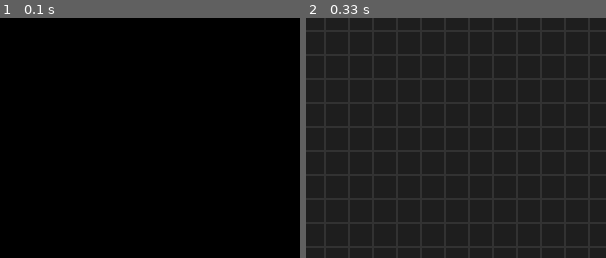
Above: before the commit, frames 1-2 (left to right).
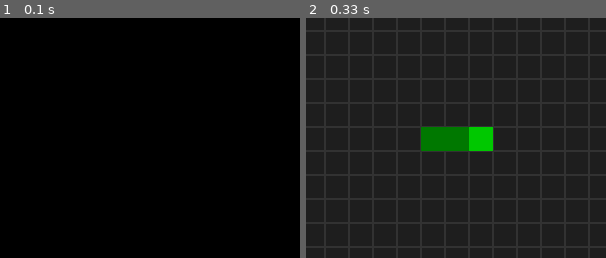
Above: after the commit, the same moments.

Repository: theKHutDeveloper/pygame_arcade_games
Game: pygame game, started from snake/main.py
Same seed, same stepped clock (60 frames per second), same inputs: the game is played once before the commit and once after it.
Inputs:
- Up to frame 1 (0.1 s): no input
- Up to frame 2 (0.33 s): no input
The pictures show only the part of the screen within x 13-63%, y 27-77%; the shares and areas given below are measured in that part.

Frame 1 is identical in both runs. In frame 2, 2.4% of the frame differs, in the area x 38-63%, y 45-56%.

Commit message:
feat(snake): spawn snake entities and render them using ECS systems
- Added spawn_snake helper to create head and body entities
- Implemented RenderSnakeSystem
- Snake is composed of multiple entities with GridPosition components
- Render snake head and body using ECS queries

Diff:
--- a/snake/main.py
+++ b/snake/main.py
@@ -2,7 +2,8 @@
 
 from ecs.world import World
 from snake.config import SCREEN_WIDTH, SCREEN_HEIGHT, FPS
-from snake.systems import RenderGridSystem
+from snake.systems import RenderGridSystem, RenderSnakeSystem
+from snake.spawn import spawn_snake
 
 
 def main():
@@ -13,7 +14,11 @@
     clock = pygame.time.Clock()
 
     world = World()
+
+    spawn_snake(world)
+
     world.add_system(RenderGridSystem(screen))
+    world.add_system(RenderSnakeSystem(screen))
 
     running = True
 
--- /dev/null
+++ b/snake/spawn.py
@@ -0,0 +1,24 @@
+from snake.components import GridPosition, Direction, SnakeHead, SnakeBody
+
+
+def spawn_snake(world):
+    """Create a snake with a head and two body segments"""
+
+    # head
+    head = world.create_entity()
+
+    world.add_component(head, SnakeHead())
+    world.add_component(head, GridPosition(10, 10))
+    world.add_component(head, Direction(1, 0))
+
+    # body segment 1
+    body1 = world.create_entity()
+
+    world.add_component(body1, SnakeBody(order=0))
+    world.add_component(body1, GridPosition(9, 10))
+
+    # body segment 2
+    body2 = world.create_entity()
+
+    world.add_component(body2, SnakeBody(order=1))
+    world.add_component(body2, GridPosition(8, 10))
--- a/snake/systems.py
+++ b/snake/systems.py
@@ -1,6 +1,7 @@
 import pygame
 
 from ecs.system import System
+from snake.components import GridPosition, SnakeHead, SnakeBody
 from snake.config import GRID_WIDTH, GRID_HEIGHT, CELL_SIZE
 
 
@@ -15,3 +16,25 @@
             for y in range(GRID_HEIGHT):
                 rect = pygame.Rect(x * CELL_SIZE, y * CELL_SIZE, CELL_SIZE, CELL_SIZE)
                 pygame.draw.rect(self.screen, (50, 50, 50), rect, 1)
+
+
+class RenderSnakeSystem(System):
+    def __init__(self, screen):
+        self.screen = screen
+
+    def update(self, world, dt, events):
+        # draw head
+        for entity, (head, pos) in world.get_entities_with(SnakeHead, GridPosition):
+            rect = pygame.Rect(
+                pos.x * CELL_SIZE, pos.y * CELL_SIZE, CELL_SIZE, CELL_SIZE
+            )
+
+            pygame.draw.rect(self.screen, (0, 200, 0), rect)
+
+        # draw snake body
+        for entity, (body, pos) in world.get_entities_with(SnakeBody, GridPosition):
+            rect = pygame.Rect(
+                pos.x * CELL_SIZE, pos.y * CELL_SIZE, CELL_SIZE, CELL_SIZE
+            )
+
+            pygame.draw.rect(self.screen, (0, 120, 0), rect)
